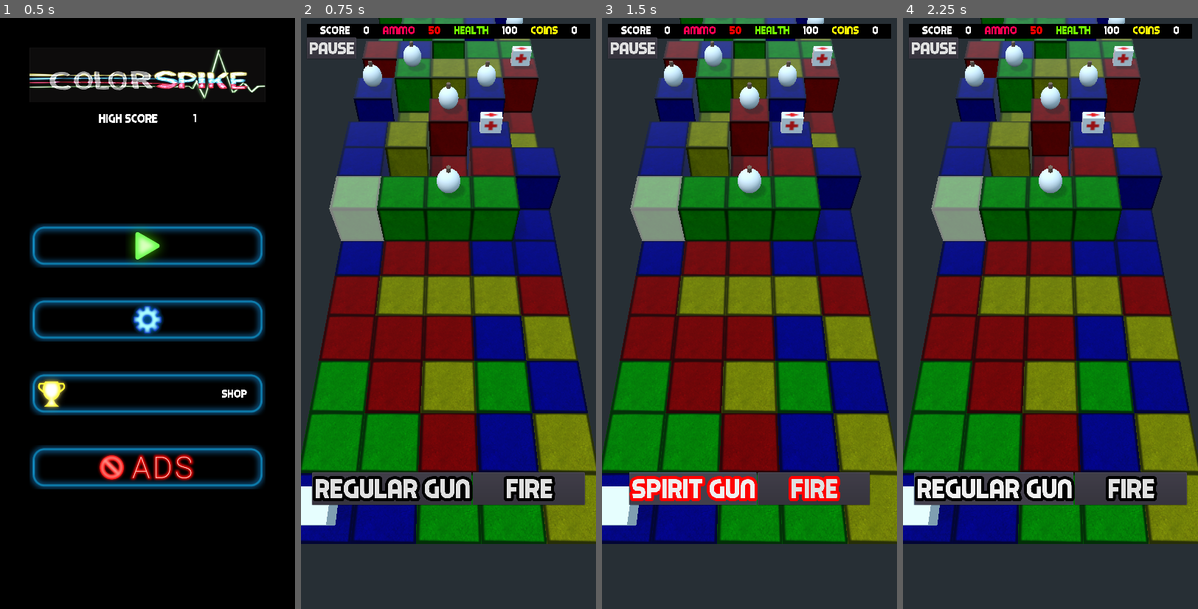
Above: before the commit, frames 1-4 (left to right).
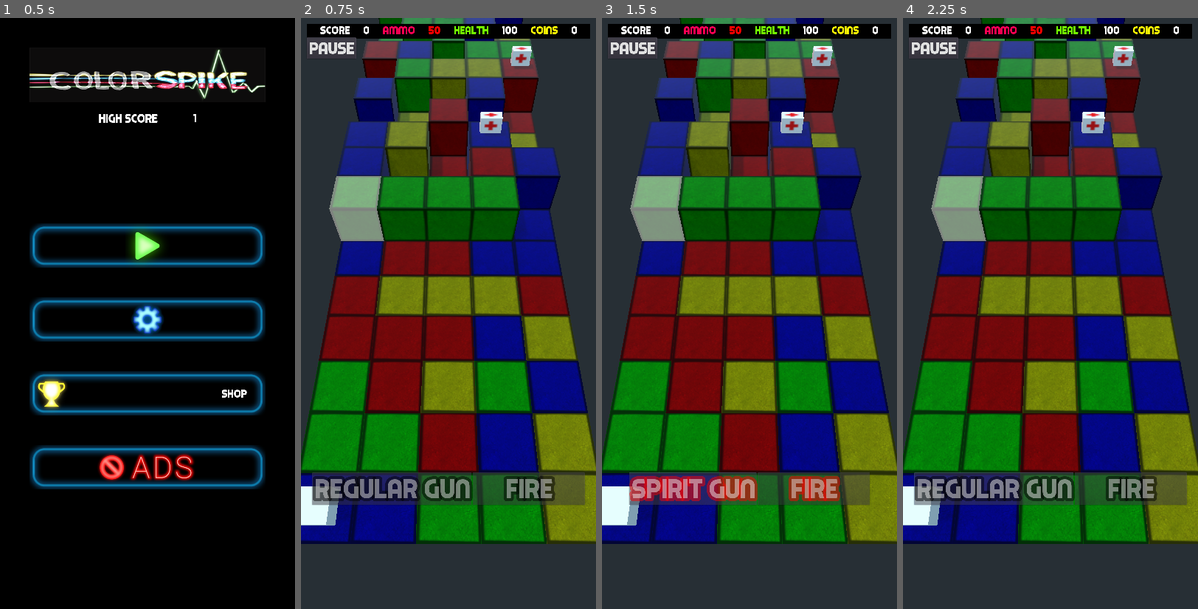
Above: after the commit, the same moments.

Repository: stevets/CSpike
Game: Godot game, scene res://Scenes/MainScreen.tscn
The game is run twice, just before and just after one commit, with the same random seed, the same clock (stepped at 60 frames per second) and the same inputs.
Inputs (mouse positions are in pixels of both pictures, inside the frame that each line leads up to):
- Up to frame 1 (0.5 s): no input
- Up to frame 2 (0.75 s): click (448, 248) at 0.5 s
- Up to frame 3 (1.5 s): click "Regular Gun" at 1.25 s
- Up to frame 4 (2.25 s): click "Spirit Gun" at 2 s

Frame 1 is identical in both runs. In frame 2, 6.2% of the frame differs, in the area x 3-97%, y 0-83%; in frame 3, 5.7%; in frame 4, 6.2%.

Commit message:
added coin features and autosave when die

Diff:
--- a/Scenes/HighScoreScreen.tscn
+++ b/Scenes/HighScoreScreen.tscn
@@ -3,26 +3,26 @@
 [ext_resource path="res://Assets/Fonts/Piximisa.ttf" type="DynamicFontData" id=1]
 [ext_resource path="res://Scripts/HighScoreScreen.gd" type="Script" id=2]
 
-[sub_resource type="DynamicFontData" id=5]
+[sub_resource type="DynamicFontData" id=1]
 font_path = "res://Assets/Fonts/Piximisa.ttf"
 
-[sub_resource type="DynamicFont" id=6]
+[sub_resource type="DynamicFont" id=2]
 size = 40
-font_data = SubResource( 5 )
-
-[sub_resource type="DynamicFont" id=1]
-size = 40
-font_data = ExtResource( 1 )
-
-[sub_resource type="DynamicFont" id=2]
-size = 30
-font_data = ExtResource( 1 )
+font_data = SubResource( 1 )
 
 [sub_resource type="DynamicFont" id=3]
 size = 40
 font_data = ExtResource( 1 )
 
 [sub_resource type="DynamicFont" id=4]
+size = 30
+font_data = ExtResource( 1 )
+
+[sub_resource type="DynamicFont" id=5]
+size = 40
+font_data = ExtResource( 1 )
+
+[sub_resource type="DynamicFont" id=6]
 size = 40
 font_data = ExtResource( 1 )
 
--- a/Scenes/bomb.tscn
+++ b/Scenes/bomb.tscn
@@ -1,9 +1,11 @@
-[gd_scene load_steps=4 format=2]
+[gd_scene load_steps=5 format=2]
 
 [ext_resource path="res://Scenes/Material_002.material" type="Material" id=2]
 
-[sub_resource type="ArrayMesh" id=1]
-resource_name = "Sphere"
+[sub_resource type="SpatialMaterial" id=1]
+albedo_color = Color( 0, 0, 0, 1 )
+
+[sub_resource type="ArrayMesh" id=2]
 surfaces/0 = {
 "aabb": AABB( -0.999999, -1, -0.999999, 2, 2, 2 ),
 "array_data": PoolByteArray( 0, 0, 0, 0, 190, 20, 123, 63, 194, 197, 71, 190, 0, 124, 231, 0, 130, 0, 0, 127, 0, 58, 25 …(57536 unchanged characters)…
@@ -11,13 +13,13 @@
 "blend_shape_data": [  ],
 "format": 97559,
 "index_count": 2880,
+"material": SubResource( 1 ),
 "primitive": 4,
 "skeleton_aabb": [  ],
 "vertex_count": 559
 }
 
-[sub_resource type="ArrayMesh" id=2]
-resource_name = "Cylinder"
+[sub_resource type="ArrayMesh" id=3]
 surfaces/0 = {
 "aabb": AABB( -1, -1, -1, 2, 2, 2 ),
 "array_data": PoolByteArray( 0, 0, 0, 0, 0, 0, 128, 191, 0, 0, 128, 191, 244, 0, 130, 0, 130, 0, 12, 127, 0, 0, 0, 56,  …(18717 unchanged characters)…
@@ -32,6 +34,7 @@
 }
 
 [node name="bomb" type="Spatial"]
+visible = false
 
 [node name="Light" type="Spatial" parent="."]
 transform = Transform( -0.290865, 0.566393, 0.771101, -0.0551891, 0.794672, -0.604525, -0.955171, -0.218391, -0.199883, 4.07625, 5.90386, -1.00545 )
@@ -40,10 +43,10 @@
 transform = Transform( 0.685921, 0.651558, 0.324014, 0, 0.445271, -0.895396, -0.727676, 0.61417, 0.305421, 7.35889, 4.95831, 6.92579 )
 
 [node name="Sphere" type="MeshInstance" parent="."]
-mesh = SubResource( 1 )
+mesh = SubResource( 2 )
 material/0 = null
 
 [node name="Cylinder" type="MeshInstance" parent="."]
 transform = Transform( 0.2, 0, 0, 0, 0.22, 0, 0, 0, 0.2, 0, 1.17, 0 )
-mesh = SubResource( 2 )
+mesh = SubResource( 3 )
 material/0 = null
--- a/Scenes/main.tscn
+++ b/Scenes/main.tscn
@@ -70,18 +70,18 @@
 size = 40
 font_data = ExtResource( 20 )
 
+[sub_resource type="DynamicFont" id=15]
+size = 63
+font_data = ExtResource( 20 )
+
+[sub_resource type="DynamicFontData" id=16]
+font_path = "res://Assets/Fonts/Piximisa.ttf"
+
 [sub_resource type="DynamicFont" id=17]
-size = 63
-font_data = ExtResource( 20 )
-
-[sub_resource type="DynamicFontData" id=15]
-font_path = "res://Assets/Fonts/Piximisa.ttf"
-
-[sub_resource type="DynamicFont" id=16]
 size = 100
 outline_size = 10
 outline_color = Color( 0, 0, 0, 1 )
-font_data = SubResource( 15 )
+font_data = SubResource( 16 )
 
 [sub_resource type="DynamicFont" id=18]
 size = 80
@@ -288,22 +288,24 @@
 alignment = 1
 
 [node name="Button" type="Button" parent="HUD/ScoreBox/VBoxContainer/FireButtons"]
+modulate = Color( 1, 1, 1, 0.490196 )
 margin_left = 88.0
 margin_right = 488.0
 margin_bottom = 110.0
 rect_min_size = Vector2( 400, 110 )
-custom_fonts/font = SubResource( 16 )
+custom_fonts/font = SubResource( 17 )
 text = "SWAP"
 __meta__ = {
 "_edit_use_anchors_": false
 }
 
 [node name="Button2" type="Button" parent="HUD/ScoreBox/VBoxContainer/FireButtons"]
+modulate = Color( 1, 1, 1, 0.494118 )
 margin_left = 492.0
 margin_right = 872.0
 margin_bottom = 110.0
 rect_min_size = Vector2( 380, 110 )
-custom_fonts/font = SubResource( 16 )
+custom_fonts/font = SubResource( 17 )
 text = "Fire"
 __meta__ = {
 "_edit_use_anchors_": false
--- a/Scenes/newcube.gd
+++ b/Scenes/newcube.gd
@@ -1,6 +1,7 @@
 extends Spatial
 
 var spirit = false
+var coin = 10
 onready var globals = $"/root/Globalnode"
 
 
--- a/Scripts/HighScoreScreen.gd
+++ b/Scripts/HighScoreScreen.gd
@@ -12,7 +12,7 @@
 #	globals.game_data["finalscore"] = 0
 
 func _on_SettingBack_pressed():
-	globals.save_game()
+#	globals.save_game()
 	var _changescene = get_tree().change_scene("res://Scenes/MainScreen.tscn")
 	globals.gamemusic.playing = false
 	globals.titlemusic.play()
@@ -20,7 +20,7 @@
 	globals.health = 100
 
 func _on_Retry_pressed():
-	globals.save_game()
+#	globals.save_game()
 	var _changescene = get_tree().change_scene("res://Scenes/main.tscn")
 	globals.ammo = 50
 	globals.health = 100
--- a/Scripts/Main.gd
+++ b/Scripts/Main.gd
@@ -79,6 +79,7 @@
 	$HUD.update_score()
 	$HUD.update_ammo()
 	$HUD.update_health()
+	$HUD.update_coins()
 	emit_signal("selfdestruct", ply.translation.z)
 	if globals.cubedestroyed == true:
 		_on_Main_createrow()
--- a/Scripts/Player.gd
+++ b/Scripts/Player.gd
@@ -110,12 +110,14 @@
 				elif result.collider.get_parent().get_parent().name == "AmmoBox":
 					if globals.ammogun == true:
 						globals.ammo += 25
+						globals.game_data["coins"] += 5
 						var objID = result.collider
 						objID.get_parent().queue_free()
 						emit_signal("destroy", objID)
 				elif result.collider.get_parent().get_parent().name == "MedicBox":
 					if globals.ammogun == true:
 						globals.health += 25
+						globals.game_data["coins"] += 5
 						var objID = result.collider
 						objID.get_parent().queue_free()
 						emit_signal("destroy", objID)
@@ -171,7 +173,6 @@
 
 
 func _on_GameTick_timeout():
-	print("gamedata: ", globals.game_data)
 	var ply = get_tree().get_root().get_node("Main/player1")
 	space_state = get_world().direct_space_state
 	var playerposx = ply.get_global_transform().origin.x
@@ -183,20 +184,24 @@
 			globals.game_data["highscore"] = globals.game_data["finalscore"]
 		globals.output = globals.crashed
 		var _highscore =	get_tree().change_scene("res://Scenes/HighScoreScreen.tscn")
+		globals.save_game()
 	elif globals.ammo == 0:# or globals.health == 0:
 		if globals.game_data["finalscore"] > globals.game_data["highscore"]:
 			globals.game_data["highscore"] = globals.game_data["finalscore"]
 		globals.output = globals.noammo
 		var _highscore =	get_tree().change_scene("res://Scenes/HighScoreScreen.tscn")
-	elif globals.health == 0:
+		globals.save_game()
+	elif globals.health <= 0:
 		if globals.game_data["finalscore"] > globals.game_data["highscore"]:
 			globals.game_data["highscore"] = globals.game_data["finalscore"]
 		globals.output = globals.nohealth
 		var _highscore =	get_tree().change_scene("res://Scenes/HighScoreScreen.tscn")
+		globals.save_game()
 	elif globals.spiritdied:
 		if globals.game_data["finalscore"] > globals.game_data["highscore"]-1:
 			globals.game_data["highscore"] = globals.game_data["finalscore"]
 		var _highscore =	get_tree().change_scene("res://Scenes/HighScoreScreen.tscn")
+		globals.save_game()
 	else:
 		globals.rowchangetick.volume_db = globals.game_data["effectsvolume"]
 		globals.rowchangetick.play()
Not shown: 5 places in Scenes/HighScoreScreen.tscn that only renumber resources
Not shown: 2 places in Scenes/main.tscn that only renumber resources
